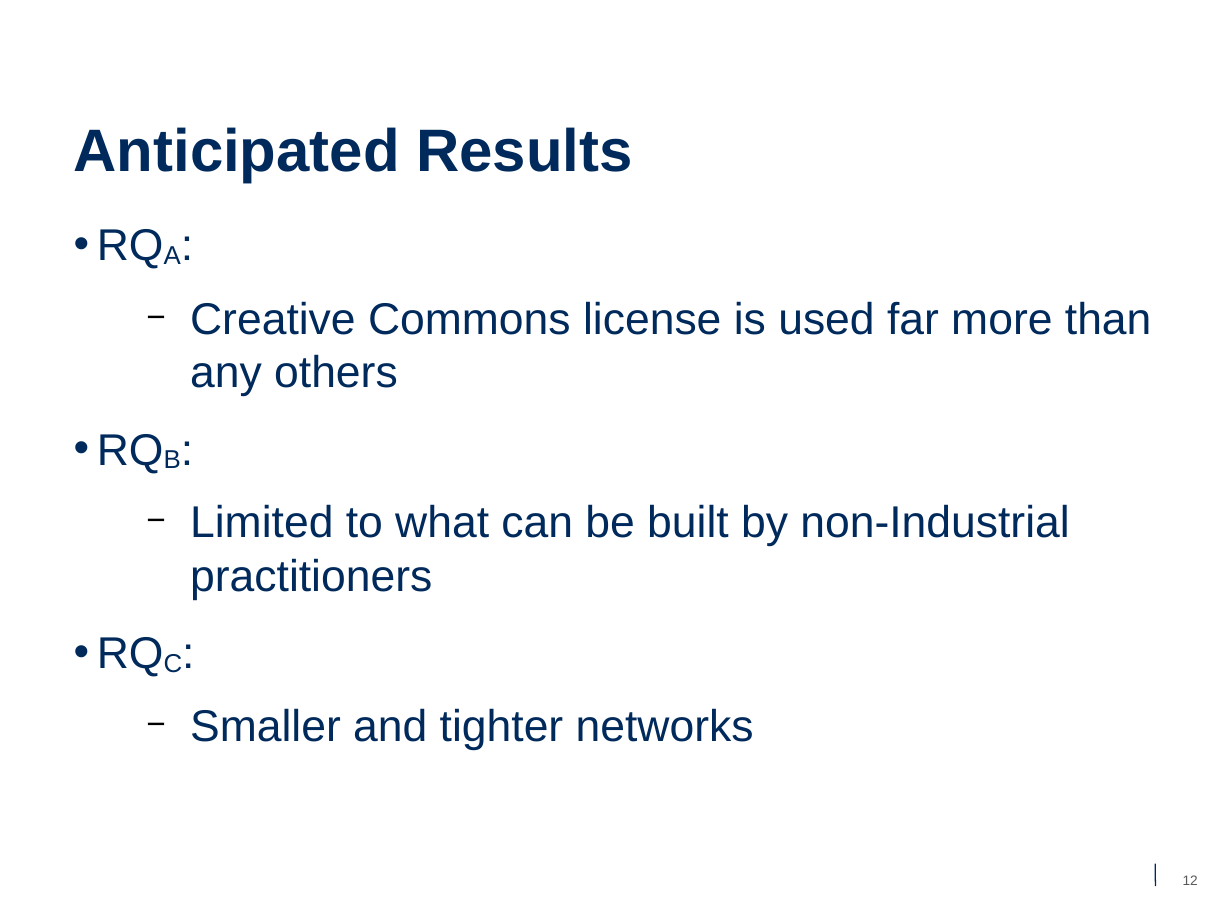
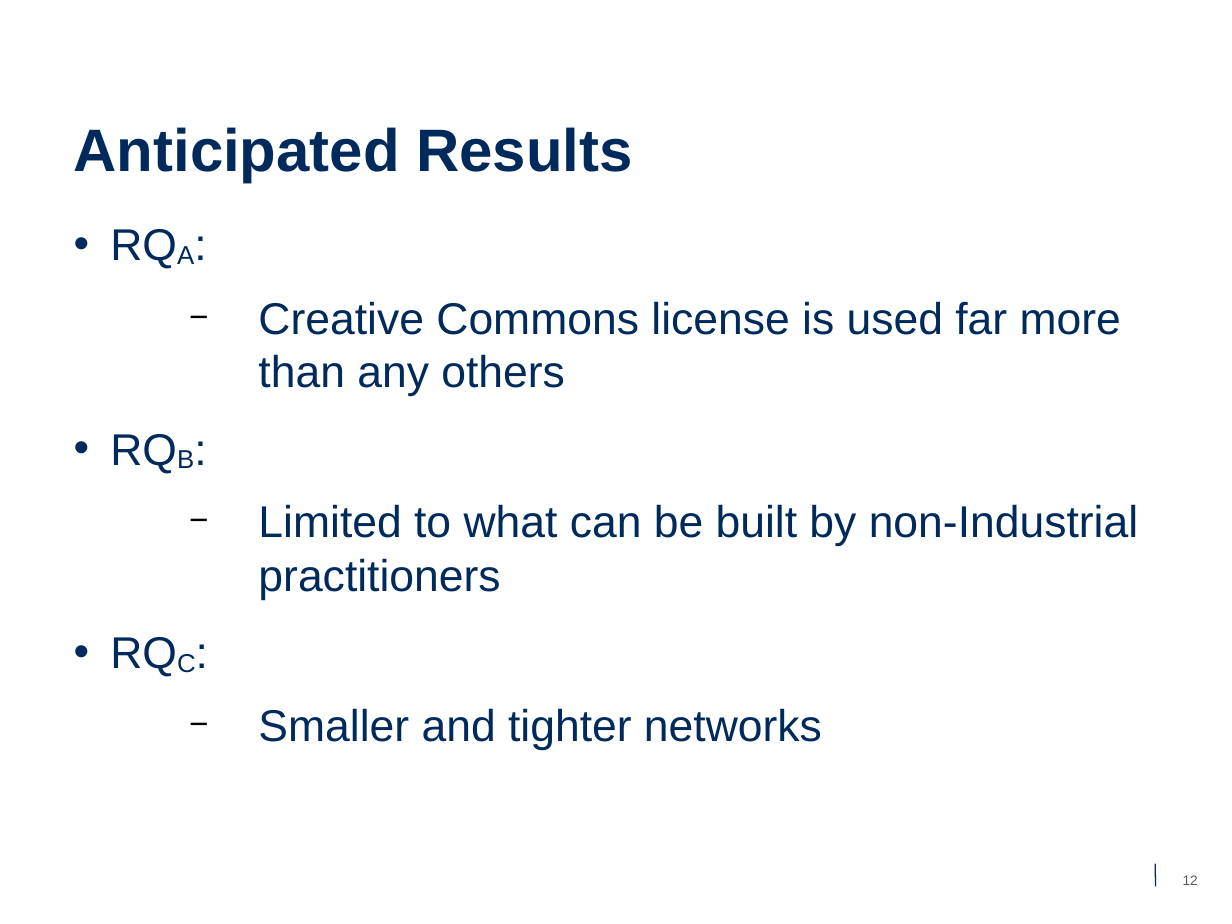
Before and after one commit to aliraeisdanaei/FOSH_Lit_Review, a slide deck: slide 12 of Presentation/presentation_v2.pptx. Drawn at 1232x924 pixels with LibreOffice and Linux fonts; fonts in the diff are those of the drawing; background and template pictures are left out. Boxes give left, top, right and bottom in pixels: in the first picture for what was removed or moved away, otherwise in the second. Text is boxed around its words. In the diff, an @@ line names an element or a change of style, - is before the commit and + after.

```diff
--- a/Presentation/presentation_v2.pptx
+++ b/Presentation/presentation_v2.pptx
@@ text "RQA:" at <box>258,301,1138,750</box>: indent changed @@
```
Also in this commit, not shown: 5 other slides changed, 2 other files.
